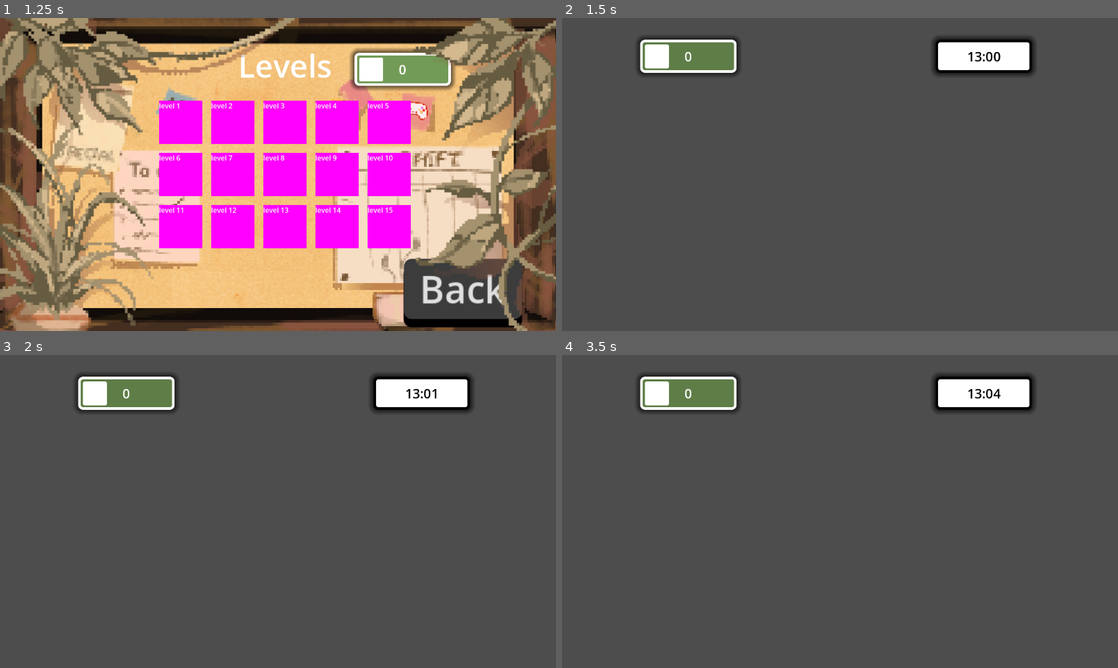
Above: before the commit, frames 1-4 (two rows, left to right).
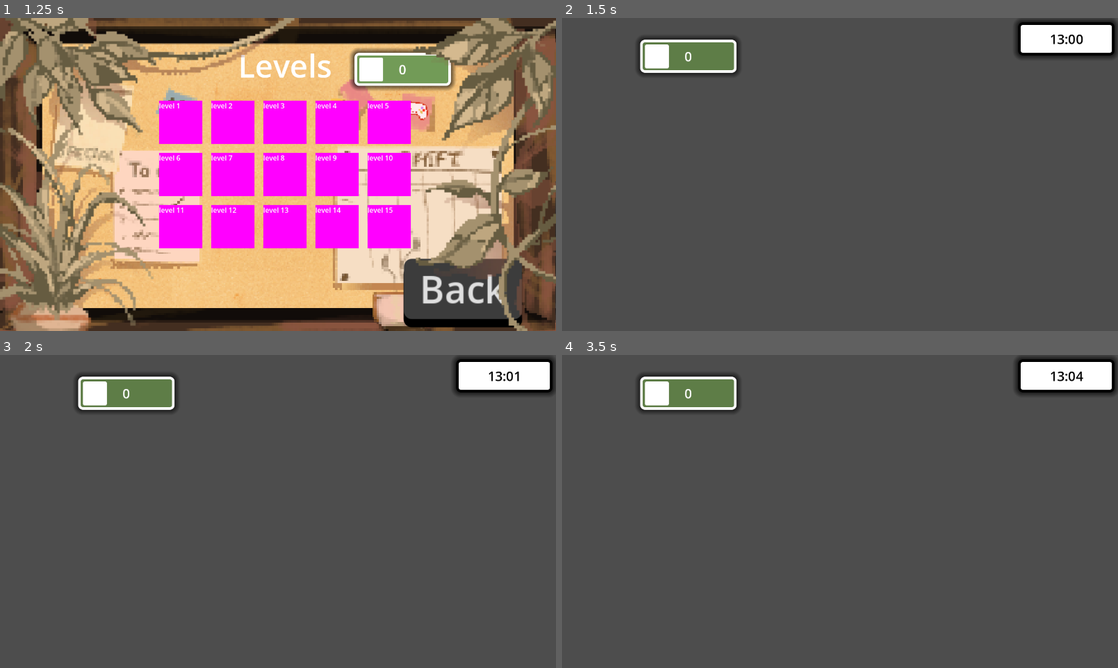
Above: after the commit, the same moments.

Repository: Project-Pixel-UoS/Brew-n-Buzz
Game: Godot game, scene res://scenes/main_menu.tscn
Two runs of this game, one before a commit and one after it. Both use one fixed random seed, a clock stepped at 60 frames per second and the inputs below.
Inputs (mouse positions are in pixels of both pictures, inside the frame that each line leads up to):
- Up to frame 1 (1.25 s): click (278, 227) at 0.5 s
- Up to frame 2 (1.5 s): click "level 1" at 1.25 s
- Up to frame 3 (2 s): no input
- Up to frame 4 (3.5 s): tap Enter at 2.75 s

Frame 1 is identical in both runs. In frame 2, 4.2% of the frame differs, in the area x 66-100%, y 0-19%; in frame 3, 4.2%; in frame 4, 4.2%.

Commit message:
test commit

Diff:
--- a/scenes/level_1.tscn
+++ b/scenes/level_1.tscn
@@ -46,10 +46,10 @@
 anchors_preset = 5
 anchor_left = 0.5
 anchor_right = 0.5
-offset_left = 860.0
-offset_top = 50.0
-offset_right = 1082.0
-offset_bottom = 126.0
+offset_left = 1050.0
+offset_top = 10.0
+offset_right = 1272.0
+offset_bottom = 86.0
 grow_horizontal = 2
 theme_override_styles/panel = SubResource("StyleBoxFlat_33rai")
 
